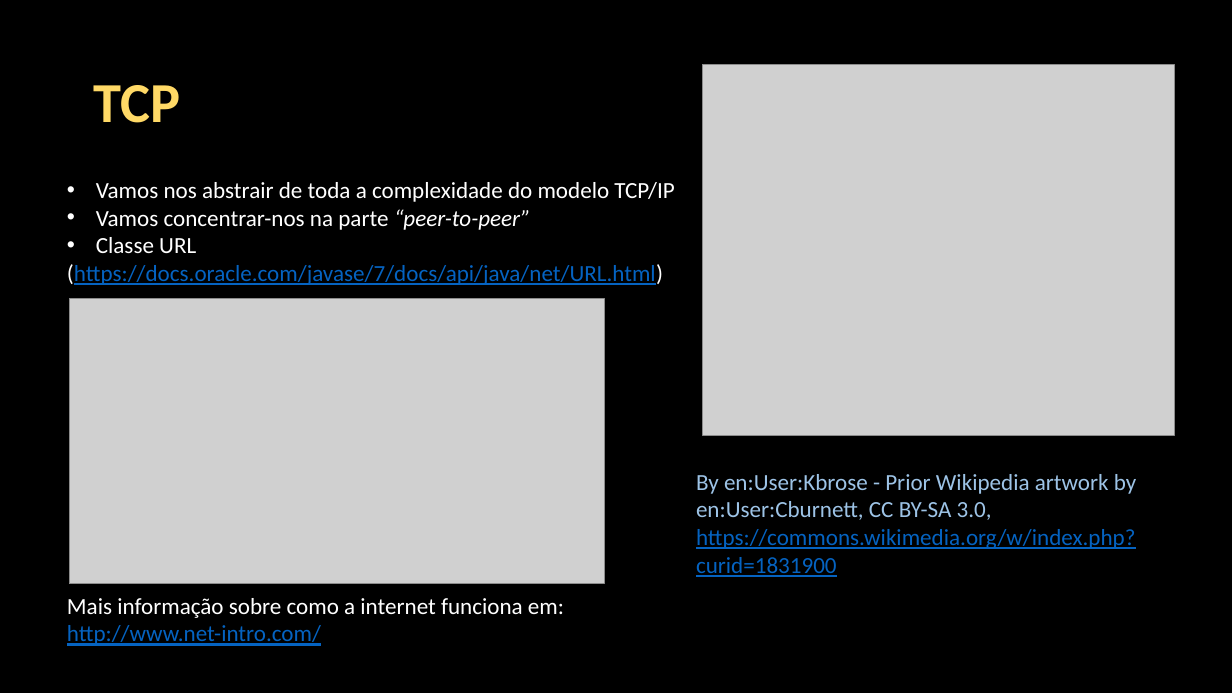
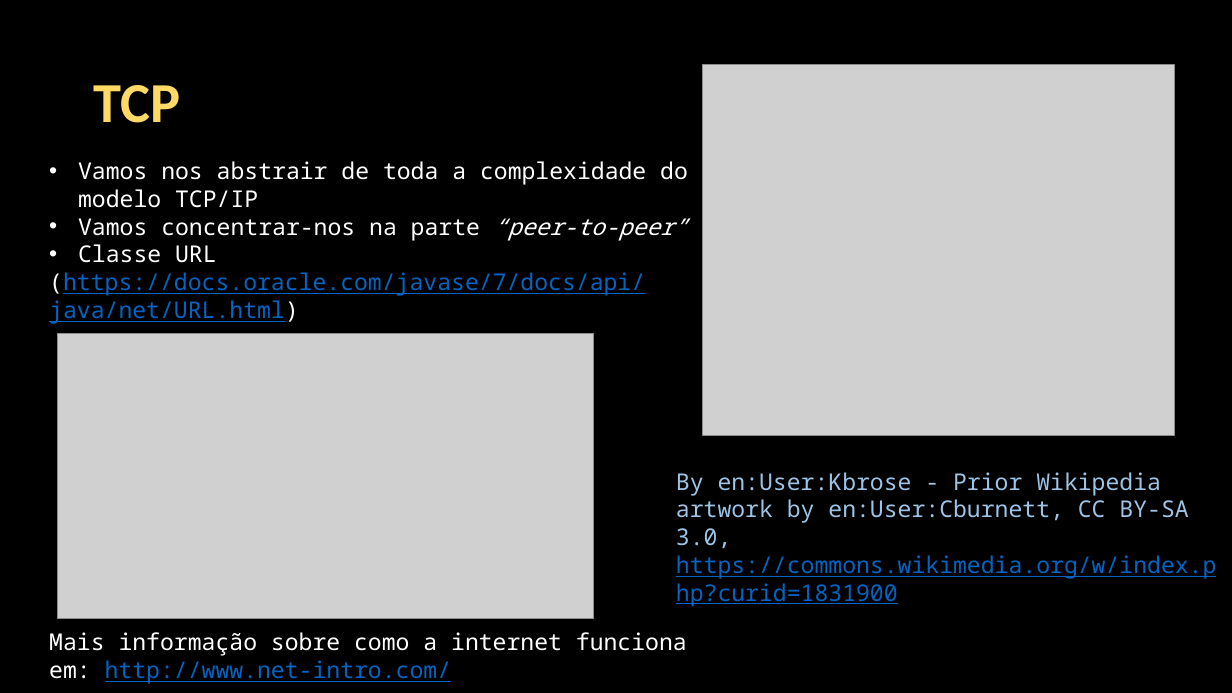
Before and after one commit to Java-Mooc/Advanced-Java, a slide deck: slide 2 of PPT1 - Ligacao a internet.pptx. Drawn at 1232x693 pixels with LibreOffice and Linux fonts; fonts in the diff are those of the drawing; grey boxes stand for pictures. Boxes give left, top, right and bottom in pixels: in the first picture for what was removed or moved away, otherwise in the second. Text is boxed around its words. In the diff, an @@ line names an element or a change of style, - is before the commit and + after.

```diff
--- a/PPT1 - Ligacao a internet.pptx
+++ b/PPT1 - Ligacao a internet.pptx
@@ text "Vamos nos abstrair de toda ..." at box(49, 161, 688, 684): font Calibri to Noto Sans Mono @@
@@ text "Vamos nos abstrair de toda ...": place and size @@
-text "Vamos nos abstrair de toda ..." at box(67, 182, 674, 646)
+text "Vamos nos abstrair de toda ..." at box(49, 161, 688, 684)
@@ picture: place and size @@
-picture at box(69, 299, 604, 584)
+picture at box(58, 334, 593, 619)
@@ text "By en:User:Kbrose - Prior Wikipedia ...": place and size @@
-text "By en:User:Kbrose - Prior Wikipedia ..." at box(696, 474, 1136, 577)
+text "By en:User:Kbrose - Prior Wikipedia ..." at box(676, 472, 1217, 606)
@@ text "By en:User:Kbrose - Prior Wikipedia ..." at box(676, 472, 1217, 606): font Calibri to Noto Sans Mono @@
```
Also in this commit, not shown: 2 other slides changed, 5 slides added, 2 slides removed, 7 other files.
